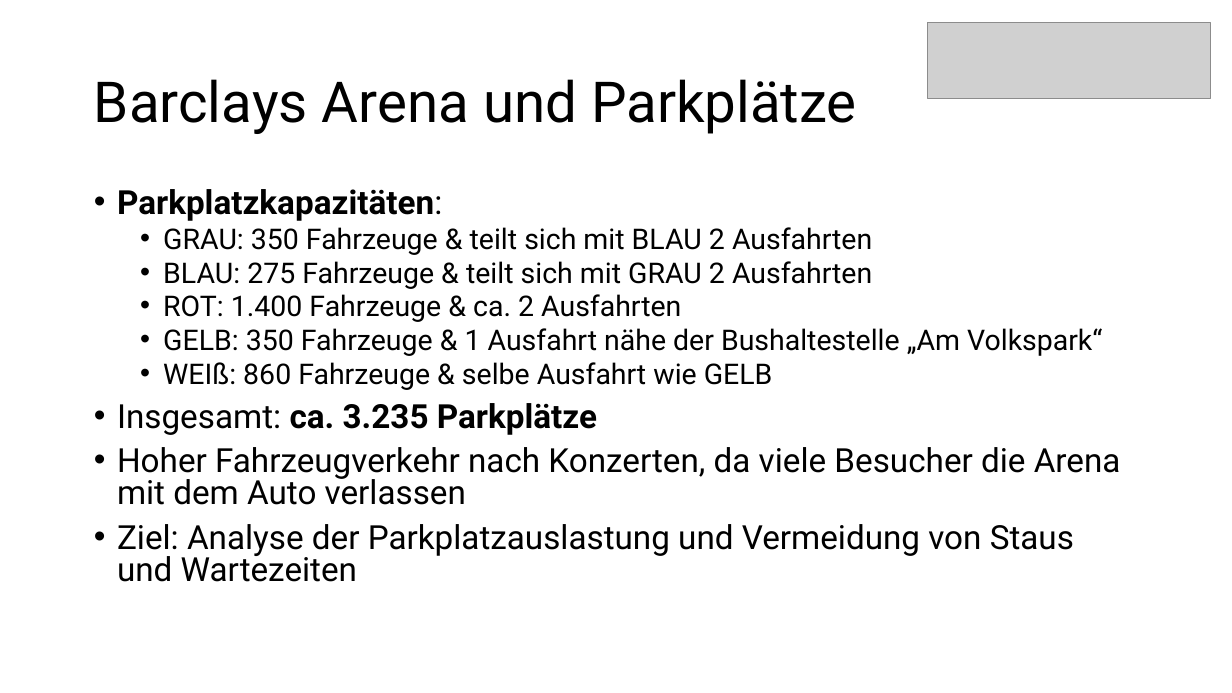
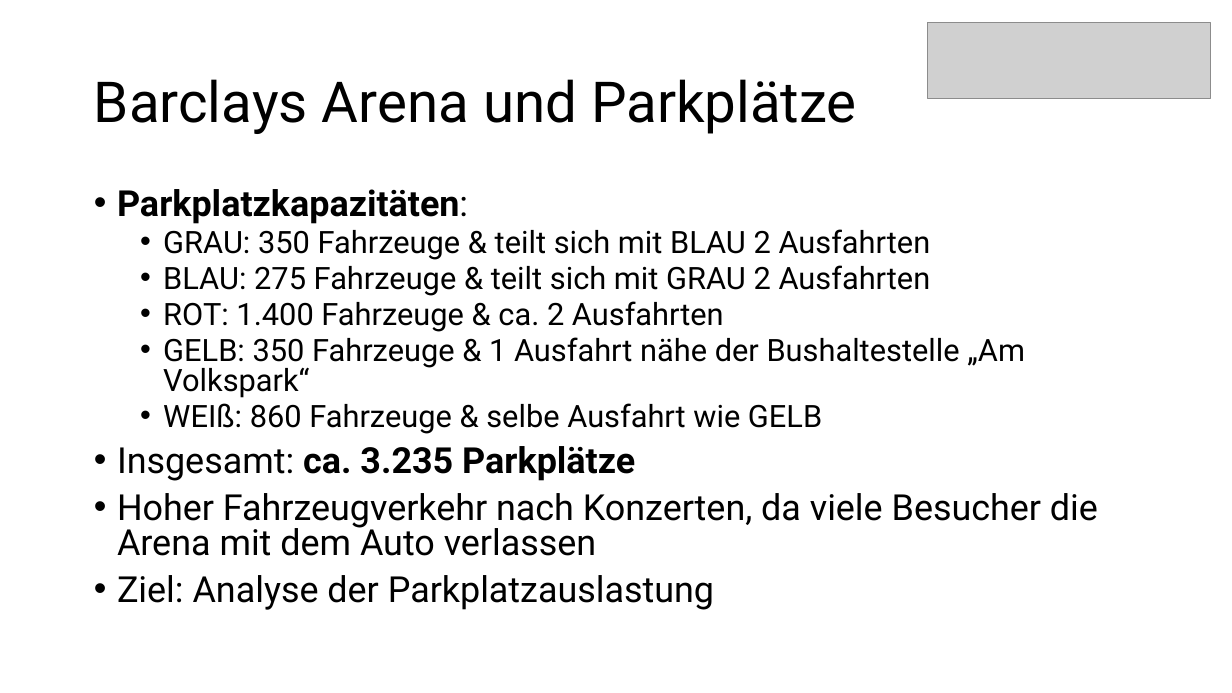
Before and after one commit to MARS-Group-HAW/model-soh, a slide deck: slide 3 of SOHBigEventBox/docs/milestones_presentation.pptx. Drawn at 1232x693 pixels with LibreOffice and Linux fonts; fonts in the diff are those of the drawing; grey boxes stand for pictures. Boxes give left, top, right and bottom in pixels: in the first picture for what was removed or moved away, otherwise in the second. Text is boxed around its words. In the diff, an @@ line names an element or a change of style, - is before the commit and + after.

```diff
--- a/SOHBigEventBox/docs/milestones_presentation.pptx
+++ b/SOHBigEventBox/docs/milestones_presentation.pptx
@@ text at box(117, 189, 1098, 556): size 25.9 to 28 pt in "Parkplatzkapazitäten:", "Insgesamt: ca. 3.235 Parkplätze", "Hoher Fahrzeugverkehr nach Konzerten, da viele Besucher ..."; size 22.2 to 24 pt in "GRAU: 350 Fahrzeuge & teilt sich mit ...", "BLAU: 275 Fahrzeuge & teilt sich mit ...", "ROT: 1.400 Fahrzeuge & ca. 2 Ausfahrten", "GELB: 350 Fahrzeuge & 1 Ausfahrt nähe ..." and 1 more places @@
@@ text at box(117, 575, 714, 610): text changed; size 25.9 to 28 pt @@
-• Ziel: Analyse der Parkplatzauslastung und Vermeidung von Staus und Wartezeiten
+• Ziel: Analyse der Parkplatzauslastung
```
Also in this commit, not shown: 4 other slides changed.
